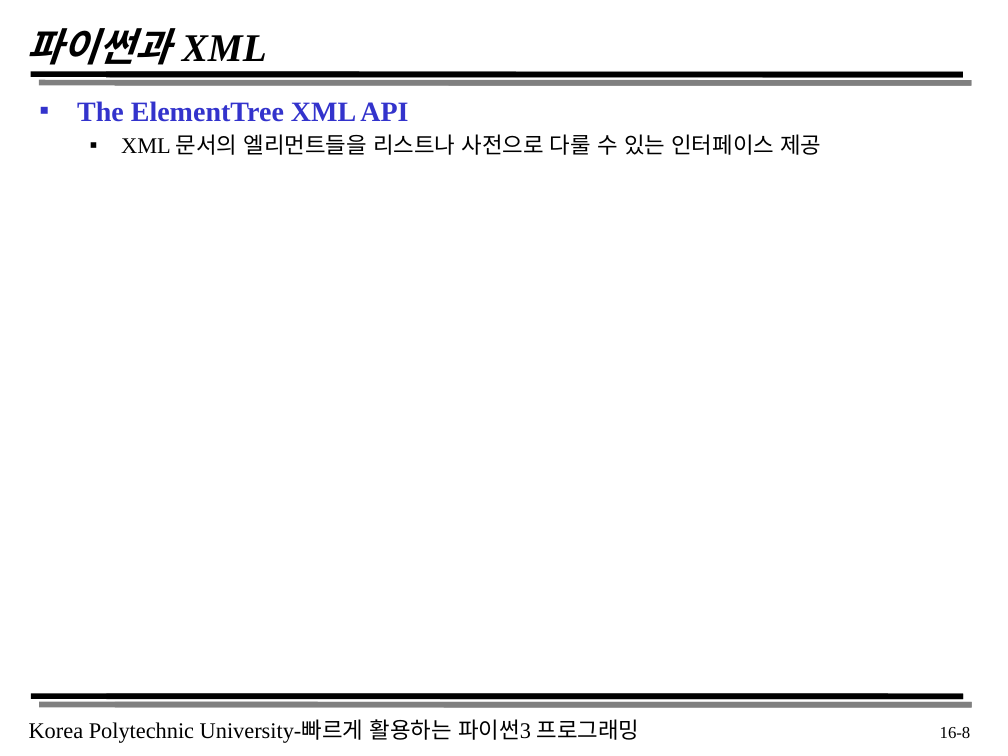
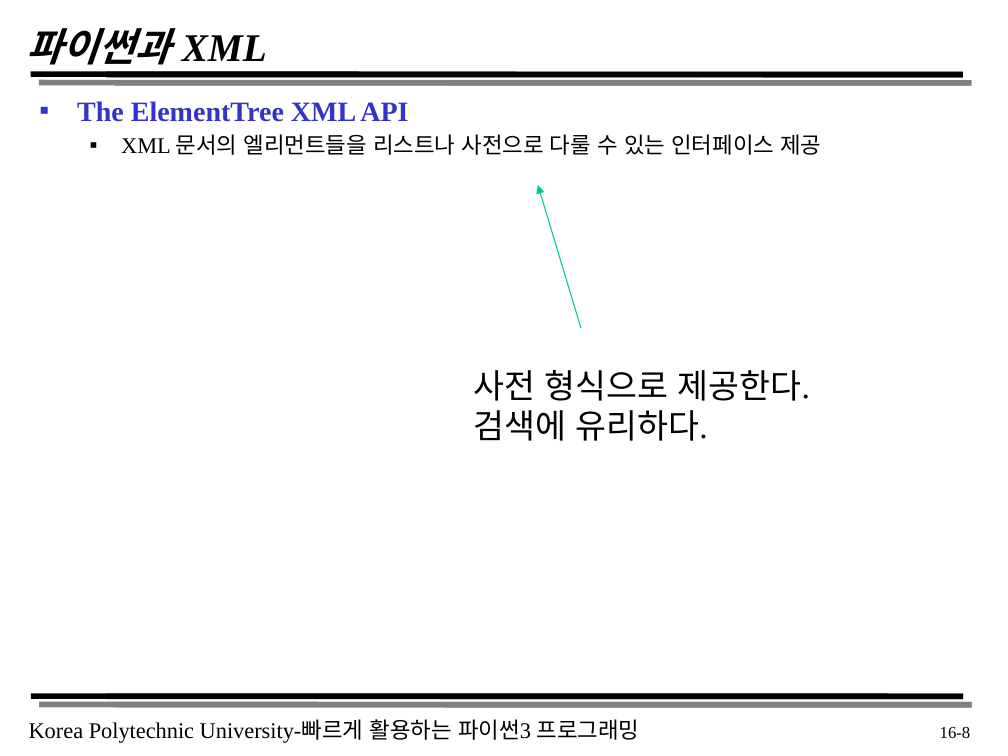
Before and after one commit to dw5450/3rd_grade_study, a slide deck: slide 8 of 스크립트언어/강의 자료/chapter16.pptx. Drawn at 1008x756 pixels with LibreOffice and Linux fonts; fonts in the diff are those of the drawing. Boxes give left, top, right and bottom in pixels: in the first picture for what was removed or moved away, otherwise in the second. Text is boxed around its words. In the diff, an @@ line names an element or a change of style, - is before the commit and + after.

```diff
--- a/스크립트언어/강의 자료/chapter16.pptx
+++ b/스크립트언어/강의 자료/chapter16.pptx
@@ arrow added from (581, 328) to (538, 185), #00C896 0.75 pt @@
@@ text added at [474,370,810,441], 24 pt, text #000000 @@
+사전 형식으로 제공한다.
+검색에 유리하다.
```
Also in this commit, not shown: 3 other slides changed.
